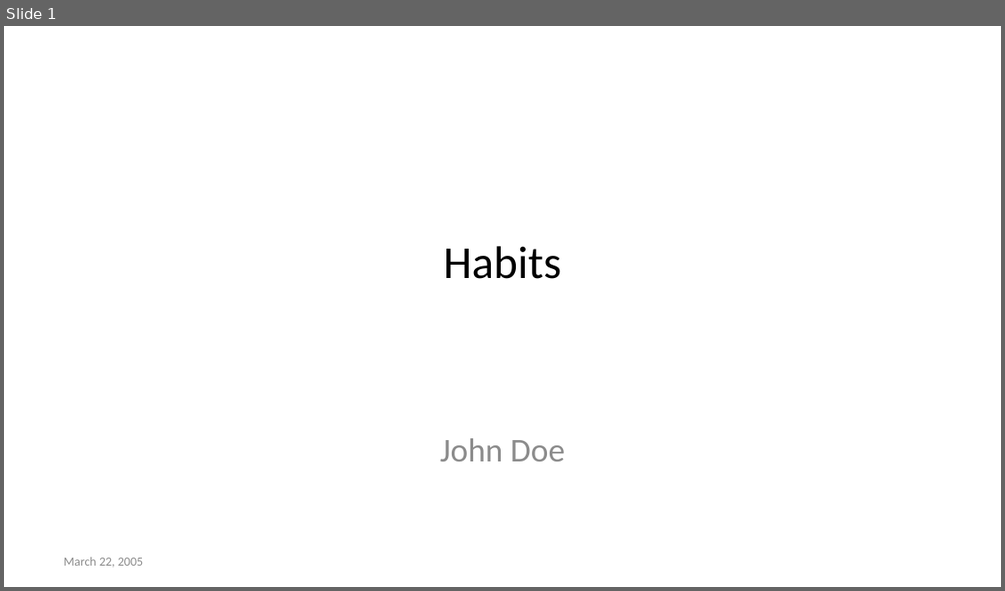
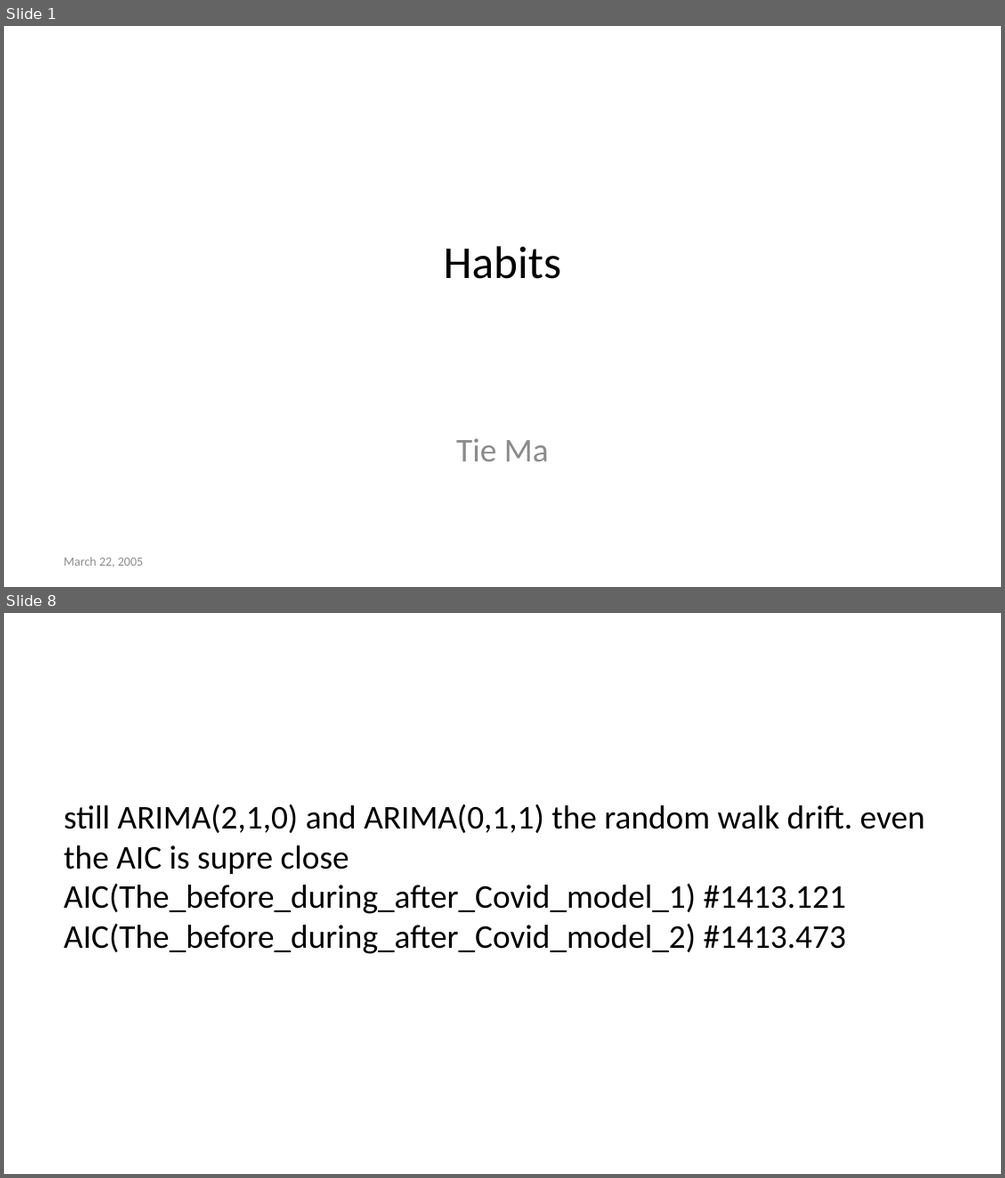
Before and after one commit to Allisterh/VAR_conditional_forecast-ECON-493-forcasting-economy, a slide deck: The research project/The_power_point.pptx. Shown one above the other, each under a label of ours: slide 1 before the commit, slides 1 and 8 after it; the slides between them are not shown. The pictures are 1005x591 and 1005x1178 pixels, drawn with LibreOffice and Linux fonts; fonts in the diff are those of the drawing. Boxes give left, top, right and bottom in pixels: in the first picture for what was removed or moved away, otherwise in the second. Text is boxed around its words. In the diff, an @@ line names an element or a change of style, - is before the commit and + after.

```diff
--- a/The research project/The_power_point.pptx
+++ b/The research project/The_power_point.pptx
@@ slide 8 added at (x1=4, y1=613, x2=1001, y2=1174), background #FFFFFF @@
@@ text added at (x1=64, y1=804, x2=925, y2=954), 24 pt, text #000000 @@
+still ARIMA(2,1,0) and ARIMA(0,1,1) the random walk drift. even the AIC is supre close AIC(The_before_during_after_Covid_model_1) #1413.121 AIC(The_before_during_after_Covid_model_2) #1413.473
@@ slide 1 changed as well @@
@@ subtitle at (x1=456, y1=438, x2=549, y2=461): text changed @@
-John Doe
+Tie Ma
```
Also in this commit, not shown: 1 other slide changed, 11 other slides added, 6 slides removed, 7 other files.
